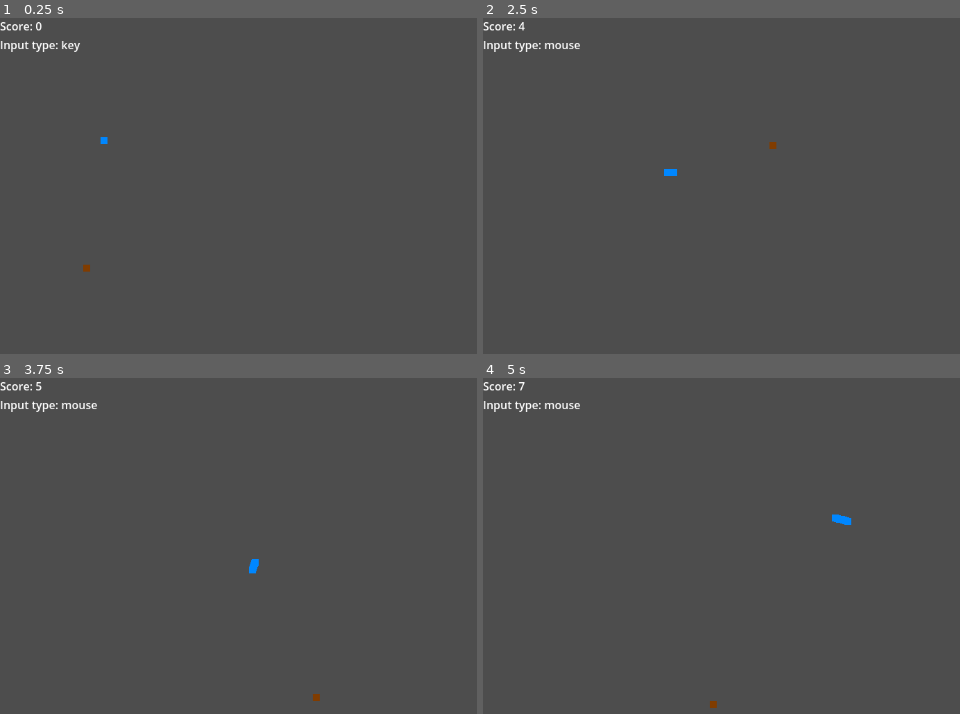
Above: before the commit, frames 1-4 (two rows, left to right).
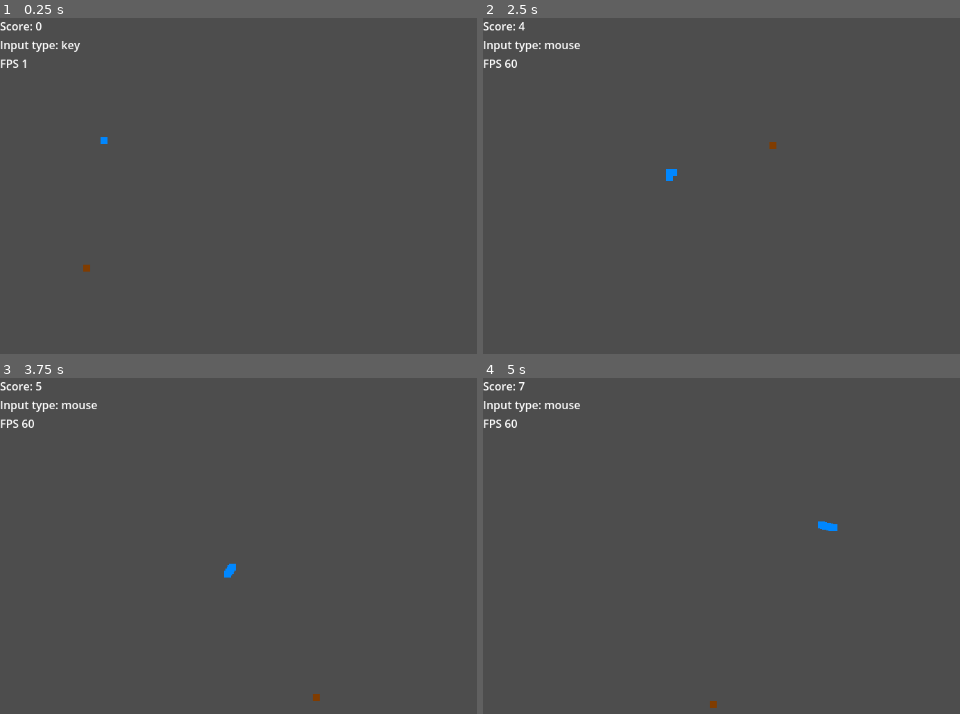
Above: after the commit, the same moments.

Repository: TDDavid/snake_the_game
Game: Godot game, scene res://SnakeGame.tscn
The game is run twice, just before and just after one commit, with the same random seed, the same clock (stepped at 60 frames per second) and the same inputs.
Inputs (mouse positions are in pixels of both pictures, inside the frame that each line leads up to):
- Up to frame 1 (0.25 s): no input
- Up to frame 2 (2.5 s): tap Enter (ui_accept) at 0.5, 0.77, 1.25, 1.52 s; move the mouse to (840, 333) at 0.52 s; hold Up (ui_up) 0.53-2.03 s; click (840, 333) at 0.67 s; move the mouse to (outside the picture) at 1.27 s; click (outside the picture) at 1.42 s; move the mouse to (645, 175) at 2.02 s; hold Left (ui_left) from 2.03 s (still down); click (645, 175) at 2.17 s
- Up to frame 3 (3.75 s): move the mouse to (438, 603) at 2.77 s; click (438, 603) at 2.92 s; tap Enter (ui_accept) at 3.02 s; move the mouse to (281, 488) at 3.52 s; release Left (ui_left) at 3.53 s; hold Down (ui_down) from 3.53 s (still down); click (281, 488) at 3.67 s
- Up to frame 4 (5 s): tap Enter (ui_accept) at 3.77, 4.52 s; move the mouse to (outside the picture) at 4.27 s; release Down (ui_down) at 4.28 s; hold Right (ui_right) from 4.28 s (still down); click (outside the picture) at 4.42 s

The runs differ from the first frame. In frame 1, less than 0.1% of the frame differs, in the area x 0-6%, y 12-15%; in frame 2, 0.1%; in frame 3, 0.3%; in frame 4, 0.3%, in the area x 0-78%, y 12-46%.

Commit message:
Rotate the snake around the mouse when mouse input is used and the snake is too close to the mouse.

Diff:
--- a/SnakeGame.gd
+++ b/SnakeGame.gd
@@ -30,11 +30,11 @@
 
 # Called every frame. 'delta' is the elapsed time since the previous frame.
 func _process(delta):
-	#print("FPS %d" % Engine.get_frames_per_second())
 	handle_input()
 	update_position(delta)
 	$VBoxContainer/Label.set_text("Score: %s" % snakeBodyInstance.tail_segments.size())
 	$VBoxContainer/Label2.set_text("Input type: %s" % ("mouse" if useMouseInput else "key"))
+	$VBoxContainer/Label3.set_text("FPS %d" % Engine.get_frames_per_second())
 
 func handle_input():
 	if Input.is_mouse_button_pressed(MOUSE_BUTTON_LEFT):
@@ -45,7 +45,28 @@
 		useMouseInput = false
 
 	if useMouseInput:
-		movement_direction = snakeBodyInstance.position.direction_to(get_global_mouse_position())
+		var mousePos = get_global_mouse_position()
+		var distance = snakeBodyInstance.position.distance_to(mousePos)
+		if distance > 40:
+			movement_direction = snakeBodyInstance.position.direction_to(mousePos)
+		else:
+			var alfa = 10
+			var beta = deg_to_rad(alfa)
+
+			#var a = distance * cos(beta)
+			#var b = sqrt(distance * distance - a * a)
+			#var newPos = mousePos + Vector2(b, a)
+			#movement_direction = snakeBodyInstance.position.direction_to(newPos)
+
+			var a_translated = snakeBodyInstance.position - mousePos
+			var c1 = a_translated[0] * cos(beta) - a_translated[1] * sin(beta)
+			var c2 =  a_translated[1] * cos(beta) + a_translated[0] * sin(beta)
+			var c_rotated = Vector2(c1, c2) + mousePos
+
+			snakeBodyInstance.position = c_rotated
+			#movement_direction = snakeBodyInstance.position.direction_to(c_rotated)
+			movement_direction = Vector2(0, 0)
+
 	elif useUiActionInput:
 		movement_direction = Input.get_vector("ui_left", "ui_right", "ui_up", "ui_down")
 		movement_direction = movement_direction.normalized()
--- a/SnakeGame.tscn
+++ b/SnakeGame.tscn
@@ -16,3 +16,7 @@
 [node name="Label2" type="Label" parent="VBoxContainer"]
 layout_mode = 2
 text = "Input type:"
+
+[node name="Label3" type="Label" parent="VBoxContainer"]
+layout_mode = 2
+text = "FPS"
